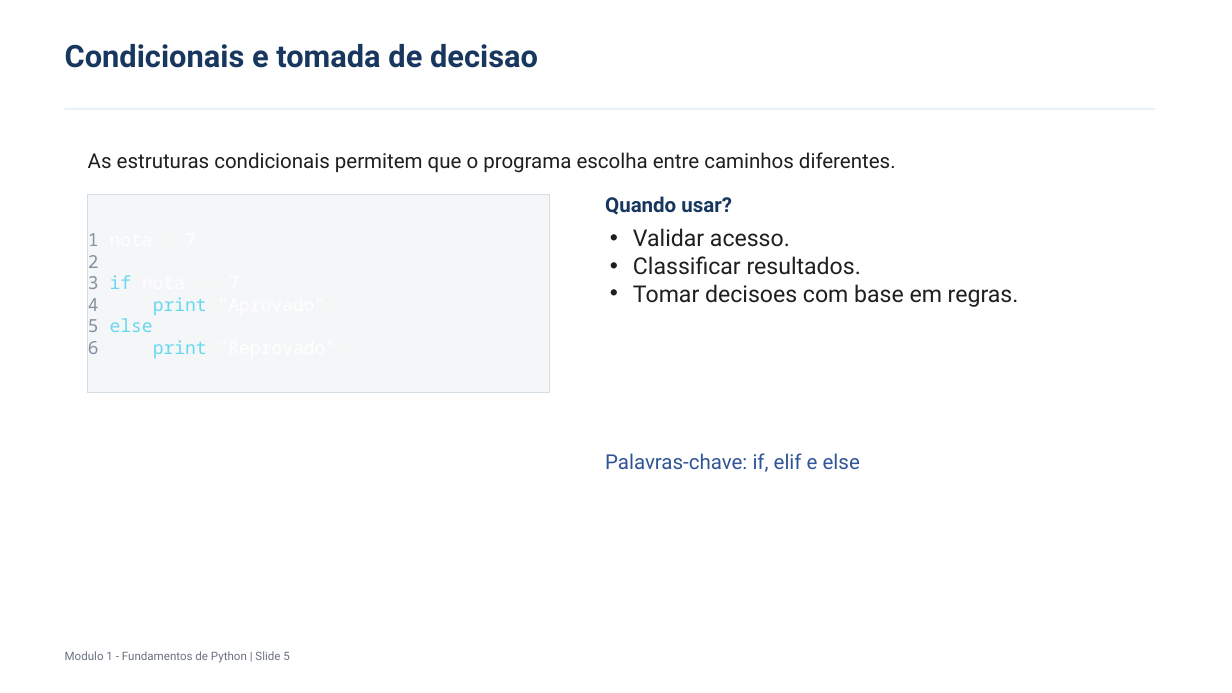
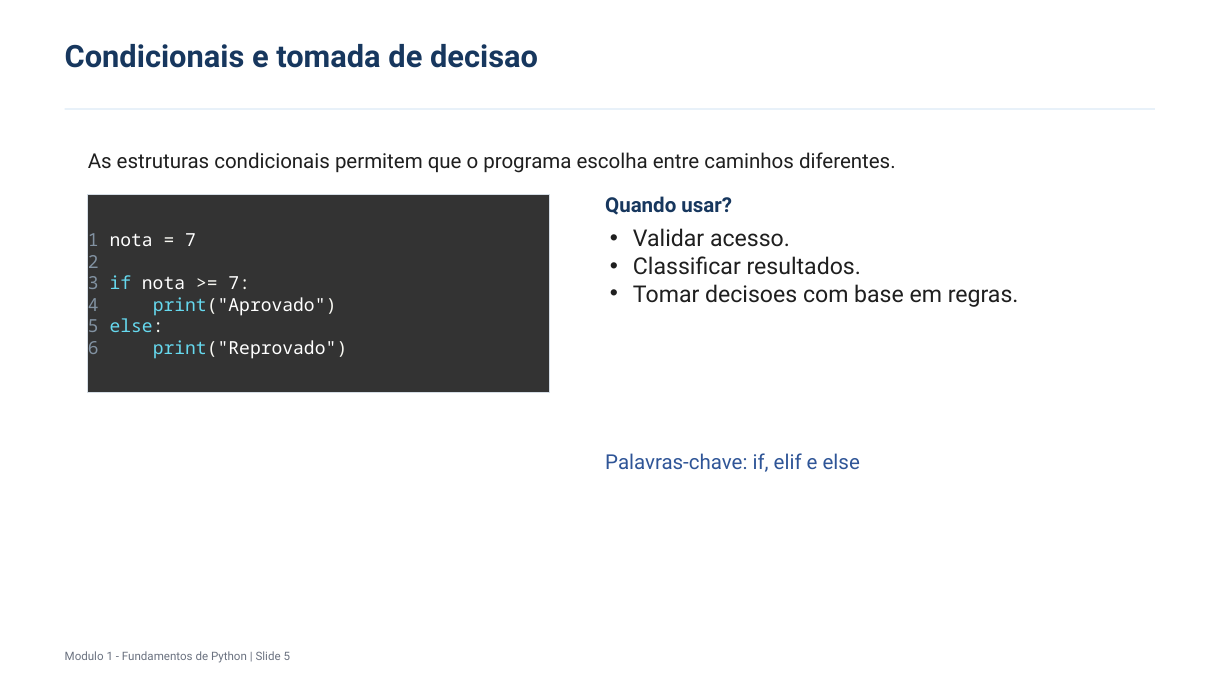
Before and after one commit to leduardopacheco/cursoPythonCDD, a slide deck: slide 5 of slides/modulo-1/fundamentos_python_modulo_1.pptx. Drawn at 1232x693 pixels with LibreOffice and Linux fonts; fonts in the diff are those of the drawing. Boxes give left, top, right and bottom in pixels: in the first picture for what was removed or moved away, otherwise in the second. Text is boxed around its words. In the diff, an @@ line names an element or a change of style, - is before the commit and + after.

```diff
--- a/slides/modulo-1/fundamentos_python_modulo_1.pptx
+++ b/slides/modulo-1/fundamentos_python_modulo_1.pptx
@@ rectangle "1 nota = 7" at [88, 194, 550, 393]: fill #F4F6F8 to #333333; outline #D5DDE5 0.75 pt to #D5DDE5 0 pt @@
@@ text in rectangle at [88, 233, 348, 359]: text changed @@
-1 nota = 7
-2
-3 if nota >= 7:
-4 print("Aprovado")
-5 else:
-6 print("Reprovado")
+1 nota = 7
+2
+3 if nota >= 7:
+4 print("Aprovado")
+5 else:
+6 print("Reprovado")
```
Also in this commit, not shown: 6 other slides changed.
